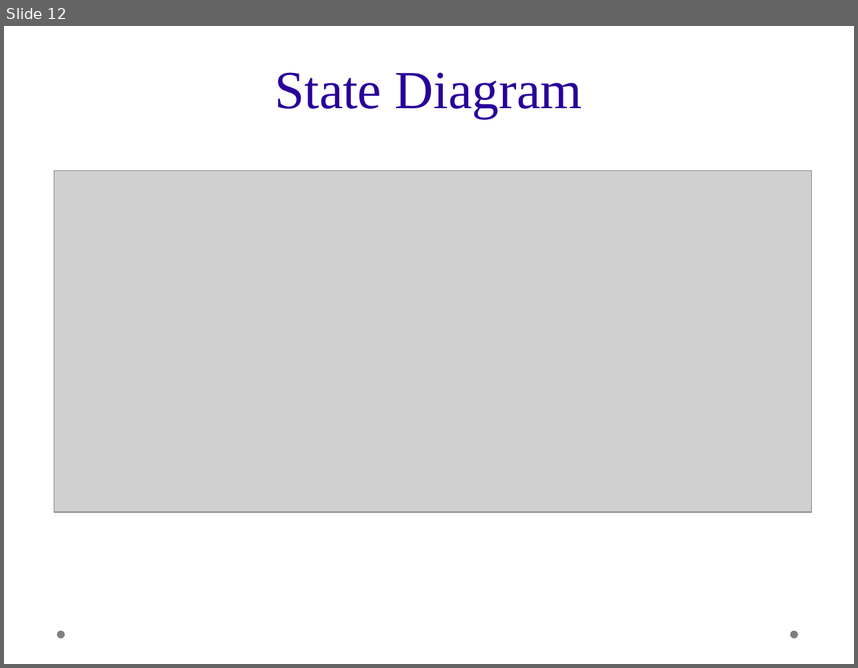
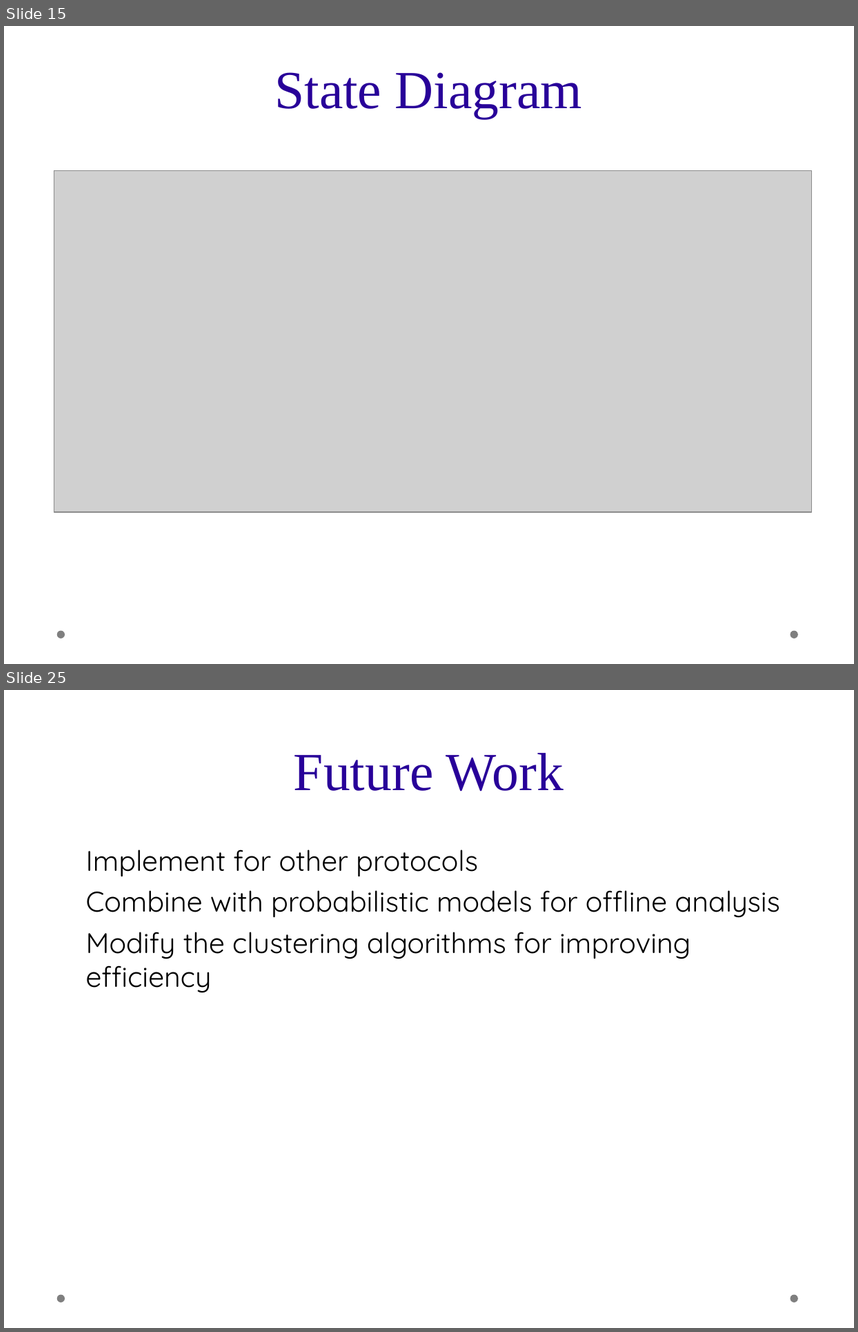
Before and after one commit to mahidharc/drdo.ids, a slide deck: presentation.odp. Shown one above the other, each under a label of ours: slide 12 before the commit, slides 15 and 25 after it; the slides between them are not shown. The pictures are 858x668 and 858x1332 pixels, drawn with LibreOffice and Linux fonts; fonts in the diff are those of the drawing; grey boxes stand for pictures; background and template pictures are left out. Boxes give left, top, right and bottom in pixels: in the first picture for what was removed or moved away, otherwise in the second. Text is boxed around its words. In the diff, an @@ line names an element or a change of style, - is before the commit and + after.

```diff
--- a/presentation.odp
+++ b/presentation.odp
@@ slide 25 added at bbox=[4, 690, 854, 1328], background picture (left out); not listed: 2 template elements that a slide beside it also shows @@
@@ title added at bbox=[294, 753, 564, 791], 50 pt, text #280099 @@
+Future Work
@@ text added at bbox=[86, 849, 780, 993], 26.5 pt, text #000000 @@
+◆ Implement for other protocols
+◆ Combine with probabilistic models for offline analysis
+◆ Modify the clustering algorithms for improving efficiency
@@ what was slide 12 is now slide 15 @@
```
Also in this commit, not shown: 4 slides changed, 16 other slides added, 3 slides removed.
